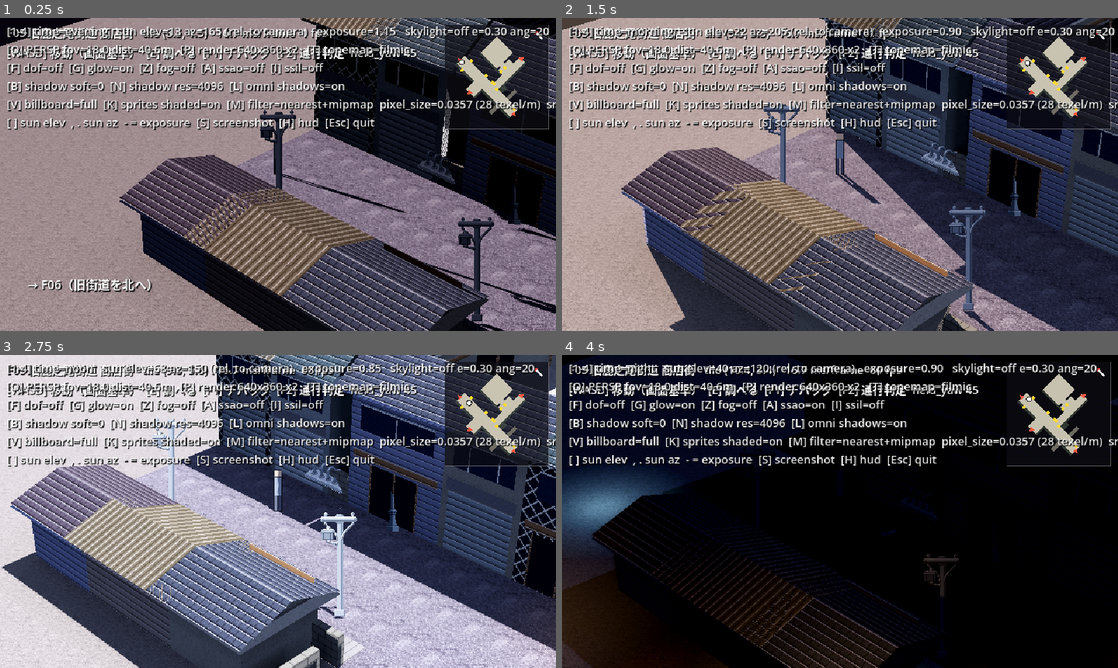
Above: before the commit, frames 1-4 (two rows, left to right).
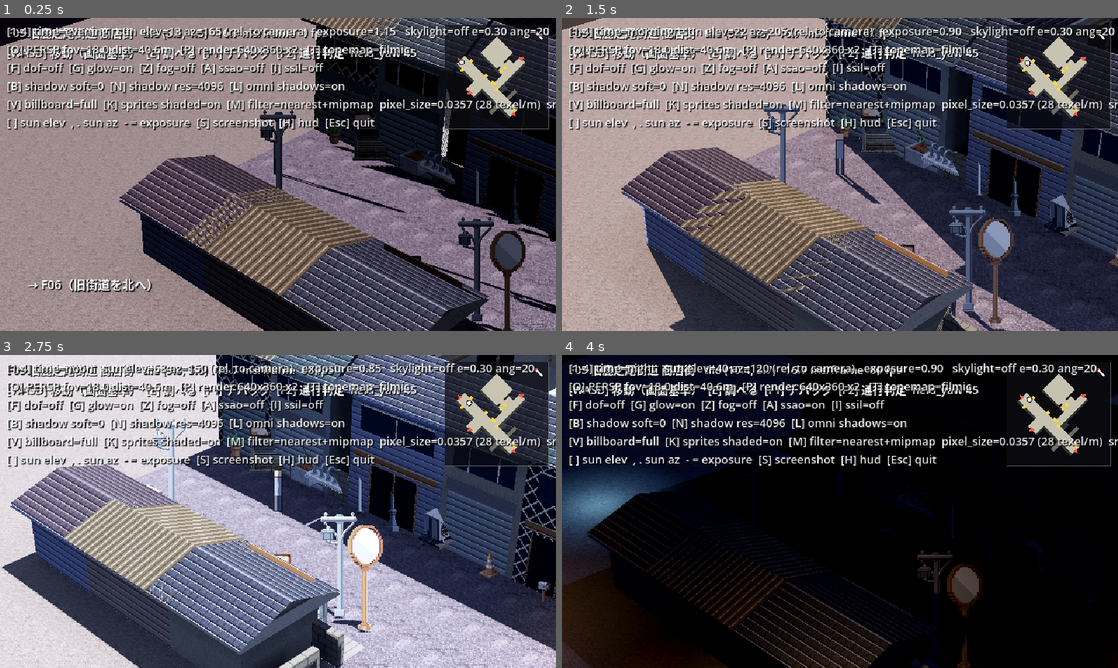
Above: after the commit, the same moments.

Repository: kijima-masaru/Game1
Game: Godot game, scene res://scenes/fields/f05_kaido.tscn
Two runs of this game, one before a commit and one after it. Both use one fixed random seed, a clock stepped at 60 frames per second and the inputs below. This scene is started directly instead of the project's main scene.
Inputs:
- Up to frame 1 (0.25 s): no input
- Up to frame 2 (1.5 s): tap Enter at 0.5 s; hold D 0.53-1.28 s; tap E at 0.6 s; tap Space at 0.77 s; hold S from 1.28 s (still down); tap 1 at 1.35 s
- Up to frame 3 (2.75 s): tap Space at 1.52 s; release S at 2.03 s; hold D from 2.03 s (still down); tap 2 at 2.1 s
- Up to frame 4 (4 s): release D at 2.78 s; hold W 2.78-3.53 s; tap 3 at 2.85 s; tap Space at 3.02, 3.77 s; hold A from 3.53 s (still down); tap 4 at 3.6 s

The runs differ from the first frame. In frame 1, 2.0% of the frame differs, in the area x 59-100%, y 30-100%; in frame 2, 2.1%; in frame 3, 2.4%; in frame 4, 3.2%, in the area x 0-100%, y 0-100%.

Commit message:
feat(field): フェーズ 10 O-1〜O-3 — 配置物 72 点、render=WxH、通りの帯の規則
- O-1: PixelLab から室外機・看板・通行止め・給水タンク・のぼり・金網・消火器を追加し、F05 の配置物を 26 → 72 点（軒下・シャッター前・電柱の根元・塀際）。
  measure=1 で視錐台内の配置物の数を出す（20 フレーム目、主人公に追従後）
- O-2: lookdev に render=WxH 引数（480x270 など。28 texel/m は保ちカメラ距離だけ変わる）。1080p への整数倍画像と画面数の表
- O-3: ART_SPEC 第 2 節に「通りに面する建物の手前に最低 1 タイルの帯」と配置物の密度を明文化

Co-Authored-By: Claude Fable 5.1 <noreply@anthropic.com>

Diff:
--- a/data/assets/objects.json
+++ b/data/assets/objects.json
@@ -1,37 +1,392 @@
 {
-  "format": 1,
-  "note": "PixelLab 62 点のうち使う分の既定値。height_m = 素材の描画高 px / 28。footprint はタイル。emissive は夕方・夜に置く点光源。",
-  "objects": {
-    "obj_vending_machine":   { "file": "assets/pixellab/objects/obj_vending_machine.png", "kind": "billboard", "height_m": 1.83, "footprint": [1, 1], "blocking": true,
-                               "emissive": { "color": [0.75, 0.92, 1.0], "energy": 1.4, "offset_m": [0, 1.2, 0.35], "range_m": 4.0 } },
-    "obj_street_light_led":  { "file": "assets/pixellab/objects/obj_street_light_led.png", "kind": "billboard", "height_m": 4.57, "footprint": [1, 1], "blocking": true,
-                               "emissive": { "color": [1.0, 0.95, 0.85], "energy": 4.0, "offset_m": [0, 4.2, 0], "range_m": 10.0 } },
-    "obj_street_light_mercury": { "file": "assets/pixellab/objects/obj_street_light_mercury.png", "kind": "billboard", "height_m": 4.57, "footprint": [1, 1], "blocking": true,
-                               "emissive": { "color": [0.85, 0.92, 1.0], "energy": 3.5, "offset_m": [0, 4.2, 0], "range_m": 9.0 } },
-    "obj_utility_pole":      { "file": "assets/pixellab/objects/obj_utility_pole.png", "kind": "billboard", "height_m": 4.57, "footprint": [1, 1], "blocking": true },
-    "obj_kei_car":           { "file": "assets/pixellab/objects/obj_kei_car.png", "kind": "billboard", "height_m": 2.29, "footprint": [2, 1], "blocking": true },
-    "obj_bench":             { "file": "assets/pixellab/objects/obj_bench.png", "kind": "billboard", "height_m": 2.29, "footprint": [2, 1], "blocking": true },
-    "obj_mailbox":           { "file": "assets/pixellab/objects/obj_mailbox.png", "kind": "billboard", "height_m": 2.29, "footprint": [1, 1], "blocking": true },
-    "obj_guardrail":         { "file": "assets/pixellab/objects/obj_guardrail.png", "kind": "billboard", "height_m": 2.29, "footprint": [2, 1], "blocking": true },
-    "obj_block_wall":        { "file": "assets/pixellab/objects/obj_block_wall.png", "kind": "billboard", "height_m": 2.29, "footprint": [2, 1], "blocking": true },
-    "obj_hedge":             { "file": "assets/pixellab/objects/obj_hedge.png", "kind": "billboard", "height_m": 2.29, "footprint": [1, 1], "blocking": true },
-    "obj_road_mirror":       { "file": "assets/pixellab/objects/obj_road_mirror.png", "kind": "billboard", "height_m": 2.29, "footprint": [1, 1], "blocking": true },
-    "obj_traffic_cone":      { "file": "assets/pixellab/objects/obj_traffic_cone.png", "kind": "billboard", "height_m": 1.14, "footprint": [1, 1], "blocking": true },
-    "obj_planter_box":       { "file": "assets/pixellab/objects/obj_planter_box.png", "kind": "billboard", "height_m": 2.29, "footprint": [1, 1], "blocking": true },
-    "obj_potted_plant":      { "file": "assets/pixellab/objects/obj_potted_plant.png", "kind": "billboard", "height_m": 1.14, "footprint": [1, 1], "blocking": true },
-    "obj_signboard_pole":    { "file": "assets/pixellab/objects/obj_signboard_pole.png", "kind": "billboard", "height_m": 2.29, "footprint": [1, 1], "blocking": true },
-    "obj_signboard_shutter": { "file": "assets/pixellab/objects/obj_signboard_shutter.png", "kind": "billboard", "height_m": 2.29, "footprint": [1, 1], "blocking": true },
-    "obj_public_phone":      { "file": "assets/pixellab/objects/obj_public_phone.png", "kind": "billboard", "height_m": 2.29, "footprint": [1, 1], "blocking": true,
-                               "emissive": { "color": [0.8, 1.0, 0.85], "energy": 0.8, "offset_m": [0, 1.4, 0.3], "range_m": 2.5 } },
-    "obj_bus_stop_pole":     { "file": "assets/pixellab/objects/obj_bus_stop_pole.png", "kind": "billboard", "height_m": 4.57, "footprint": [1, 1], "blocking": true },
-    "obj_bicycle_rack":      { "file": "assets/pixellab/objects/obj_bicycle_rack.png", "kind": "billboard", "height_m": 2.29, "footprint": [2, 1], "blocking": true },
-    "obj_stone_lantern":     { "file": "assets/pixellab/objects/obj_stone_lantern.png", "kind": "billboard", "height_m": 2.29, "footprint": [1, 1], "blocking": true },
-    "obj_temple_bell":       { "file": "assets/pixellab/objects/obj_temple_bell.png", "kind": "billboard", "height_m": 2.29, "footprint": [1, 1], "blocking": true },
-    "obj_offering_box":      { "file": "assets/pixellab/objects/obj_offering_box.png", "kind": "billboard", "height_m": 1.14, "footprint": [1, 1], "blocking": true },
-    "obj_bulletin_board":    { "file": "assets/pixellab/objects/obj_bulletin_board.png", "kind": "billboard", "height_m": 4.57, "footprint": [1, 1], "blocking": true },
-    "obj_water_basin":       { "file": "assets/pixellab/objects/obj_water_basin.png", "kind": "billboard", "height_m": 2.29, "footprint": [1, 1], "blocking": true },
-    "obj_laundry_pole":      { "file": "assets/pixellab/objects/obj_laundry_pole.png", "kind": "billboard", "height_m": 2.29, "footprint": [1, 1], "blocking": true },
-    "obj_stone_marker":      { "file": "assets/pixellab/objects/obj_stone_marker.png", "kind": "billboard", "height_m": 1.14, "footprint": [1, 1], "blocking": true },
-    "obj_komainu":           { "file": "assets/pixellab/objects/obj_komainu.png", "kind": "billboard", "height_m": 2.29, "footprint": [1, 1], "blocking": true }
+ "format": 1,
+ "note": "PixelLab 62 点のうち使う分の既定値。height_m = 素材の描画高 px / 28。footprint はタイル。emissive は夕方・夜に置く点光源。",
+ "objects": {
+  "obj_vending_machine": {
+   "file": "assets/pixellab/objects/obj_vending_machine.png",
+   "kind": "billboard",
+   "height_m": 1.83,
+   "footprint": [
+    1,
+    1
+   ],
+   "blocking": true,
+   "emissive": {
+    "color": [
+     0.75,
+     0.92,
+     1.0
+    ],
+    "energy": 1.4,
+    "offset_m": [
+     0,
+     1.2,
+     0.35
+    ],
+    "range_m": 4.0
+   }
+  },
+  "obj_street_light_led": {
+   "file": "assets/pixellab/objects/obj_street_light_led.png",
+   "kind": "billboard",
+   "height_m": 4.57,
+   "footprint": [
+    1,
+    1
+   ],
+   "blocking": true,
+   "emissive": {
+    "color": [
+     1.0,
+     0.95,
+     0.85
+    ],
+    "energy": 4.0,
+    "offset_m": [
+     0,
+     4.2,
+     0
+    ],
+    "range_m": 10.0
+   }
+  },
+  "obj_street_light_mercury": {
+   "file": "assets/pixellab/objects/obj_street_light_mercury.png",
+   "kind": "billboard",
+   "height_m": 4.57,
+   "footprint": [
+    1,
+    1
+   ],
+   "blocking": true,
+   "emissive": {
+    "color": [
+     0.85,
+     0.92,
+     1.0
+    ],
+    "energy": 3.5,
+    "offset_m": [
+     0,
+     4.2,
+     0
+    ],
+    "range_m": 9.0
+   }
+  },
+  "obj_utility_pole": {
+   "file": "assets/pixellab/objects/obj_utility_pole.png",
+   "kind": "billboard",
+   "height_m": 4.57,
+   "footprint": [
+    1,
+    1
+   ],
+   "blocking": true
+  },
+  "obj_kei_car": {
+   "file": "assets/pixellab/objects/obj_kei_car.png",
+   "kind": "billboard",
+   "height_m": 2.29,
+   "footprint": [
+    2,
+    1
+   ],
+   "blocking": true
+  },
+  "obj_bench": {
+   "file": "assets/pixellab/objects/obj_bench.png",
+   "kind": "billboard",
+   "height_m": 2.29,
+   "footprint": [
+    2,
+    1
+   ],
+   "blocking": true
+  },
+  "obj_mailbox": {
+   "file": "assets/pixellab/objects/obj_mailbox.png",
+   "kind": "billboard",
+   "height_m": 2.29,
+   "footprint": [
+    1,
+    1
+   ],
+   "blocking": true
+  },
+  "obj_guardrail": {
+   "file": "assets/pixellab/objects/obj_guardrail.png",
+   "kind": "billboard",
+   "height_m": 2.29,
+   "footprint": [
+    2,
+    1
+   ],
+   "blocking": true
+  },
+  "obj_block_wall": {
+   "file": "assets/pixellab/objects/obj_block_wall.png",
+   "kind": "billboard",
+   "height_m": 2.29,
+   "footprint": [
+    2,
+    1
+   ],
+   "blocking": true
+  },
+  "obj_hedge": {
+   "file": "assets/pixellab/objects/obj_hedge.png",
+   "kind": "billboard",
+   "height_m": 2.29,
+   "footprint": [
+    1,
+    1
+   ],
+   "blocking": true
+  },
+  "obj_road_mirror": {
+   "file": "assets/pixellab/objects/obj_road_mirror.png",
+   "kind": "billboard",
+   "height_m": 2.29,
+   "footprint": [
+    1,
+    1
+   ],
+   "blocking": true
+  },
+  "obj_traffic_cone": {
+   "file": "assets/pixellab/objects/obj_traffic_cone.png",
+   "kind": "billboard",
+   "height_m": 1.14,
+   "footprint": [
+    1,
+    1
+   ],
+   "blocking": true
+  },
+  "obj_planter_box": {
+   "file": "assets/pixellab/objects/obj_planter_box.png",
+   "kind": "billboard",
+   "height_m": 2.29,
+   "footprint": [
+    1,
+    1
+   ],
+   "blocking": true
+  },
+  "obj_potted_plant": {
+   "file": "assets/pixellab/objects/obj_potted_plant.png",
+   "kind": "billboard",
+   "height_m": 1.14,
+   "footprint": [
+    1,
+    1
+   ],
+   "blocking": true
+  },
+  "obj_signboard_pole": {
+   "file": "assets/pixellab/objects/obj_signboard_pole.png",
+   "kind": "billboard",
+   "height_m": 2.29,
+   "footprint": [
+    1,
+    1
+   ],
+   "blocking": true
+  },
+  "obj_signboard_shutter": {
+   "file": "assets/pixellab/objects/obj_signboard_shutter.png",
+   "kind": "billboard",
+   "height_m": 1.96,
+   "footprint": [
+    2,
+    1
+   ],
+   "blocking": true
+  },
+  "obj_public_phone": {
+   "file": "assets/pixellab/objects/obj_public_phone.png",
+   "kind": "billboard",
+   "height_m": 2.29,
+   "footprint": [
+    1,
+    1
+   ],
+   "blocking": true,
+   "emissive": {
+    "color": [
+     0.8,
+     1.0,
+     0.85
+    ],
+    "energy": 0.8,
+    "offset_m": [
+     0,
+     1.4,
+     0.3
+    ],
+    "range_m": 2.5
+   }
+  },
+  "obj_bus_stop_pole": {
+   "file": "assets/pixellab/objects/obj_bus_stop_pole.png",
+   "kind": "billboard",
+   "height_m": 4.57,
+   "footprint": [
+    1,
+    1
+   ],
+   "blocking": true
+  },
+  "obj_bicycle_rack": {
+   "file": "assets/pixellab/objects/obj_bicycle_rack.png",
+   "kind": "billboard",
+   "height_m": 2.29,
+   "footprint": [
+    2,
+    1
+   ],
+   "blocking": true
+  },
+  "obj_stone_lantern": {
+   "file": "assets/pixellab/objects/obj_stone_lantern.png",
+   "kind": "billboard",
+   "height_m": 2.29,
+   "footprint": [
+    1,
+    1
+   ],
+   "blocking": true
+  },
+  "obj_temple_bell": {
+   "file": "assets/pixellab/objects/obj_temple_bell.png",
+   "kind": "billboard",
+   "height_m": 2.29,
+   "footprint": [
+    1,
+    1
+   ],
+   "blocking": true
+  },
+  "obj_offering_box": {
+   "file": "assets/pixellab/objects/obj_offering_box.png",
+   "kind": "billboard",
+   "height_m": 1.14,
+   "footprint": [
+    1,
+    1
+   ],
+   "blocking": true
+  },
+  "obj_bulletin_board": {
+   "file": "assets/pixellab/objects/obj_bulletin_board.png",
+   "kind": "billboard",
+   "height_m": 4.57,
+   "footprint": [
+    1,
+    1
+   ],
+   "blocking": true
+  },
+  "obj_water_basin": {
+   "file": "assets/pixellab/objects/obj_water_basin.png",
+   "kind": "billboard",
+   "height_m": 2.29,
+   "footprint": [
+    1,
+    1
+   ],
+   "blocking": true
+  },
+  "obj_laundry_pole": {
+   "file": "assets/pixellab/objects/obj_laundry_pole.png",
+   "kind": "billboard",
+   "height_m": 2.29,
+   "footprint": [
+    1,
+    1
+   ],
+   "blocking": true
+  },
+  "obj_stone_marker": {
+   "file": "assets/pixellab/objects/obj_stone_marker.png",
+   "kind": "billboard",
+   "height_m": 1.14,
+   "footprint": [
+    1,
+    1
+   ],
+   "blocking": true
+  },
+  "obj_komainu": {
+   "file": "assets/pixellab/objects/obj_komainu.png",
+   "kind": "billboard",
+   "height_m": 2.29,
+   "footprint": [
+    1,
+    1
+   ],
+   "blocking": true
+  },
+  "obj_air_conditioner_outdoor": {
+   "file": "assets/pixellab/objects/obj_air_conditioner_outdoor.png",
+   "kind": "billboard",
+   "height_m": 1.79,
+   "footprint": [
+    2,
+    1
+   ],
+   "blocking": true
+  },
+  "obj_road_closure_sign": {
+   "file": "assets/pixellab/objects/obj_road_closure_sign.png",
+   "kind": "billboard",
+   "height_m": 1.32,
+   "footprint": [
+    2,
+    1
+   ],
+   "blocking": true
+  },
+  "obj_water_tank": {
+   "file": "assets/pixellab/objects/obj_water_tank.png",
+   "kind": "billboard",
+   "height_m": 2.04,
+   "footprint": [
+    1,
+    1
+   ],
+   "blocking": true
+  },
+  "obj_flag_pole": {
+   "file": "assets/pixellab/objects/obj_flag_pole.png",
+   "kind": "billboard",
+   "height_m": 4.11,
+   "footprint": [
+    1,
+    1
+   ],
+   "blocking": true
+  },
+  "obj_wire_fence": {
+   "file": "assets/pixellab/objects/obj_wire_fence.png",
+   "kind": "billboard",
+   "height_m": 1.32,
+   "footprint": [
+    2,
+    1
+   ],
+   "blocking": true
+  },
+  "obj_fire_extinguisher": {
+   "file": "assets/pixellab/objects/obj_fire_extinguisher.png",
+   "kind": "billboard",
+   "height_m": 1.0,
+   "footprint": [
+    1,
+    1
+   ],
+   "blocking": true
   }
+ }
 }
--- a/data/fields/f05.json
+++ b/data/fields/f05.json
@@ -652,6 +652,416 @@
     18.5
    ],
    "facing": "W"
+  },
+  {
+   "id": "w00",
+   "asset": "obj_potted_plant",
+   "at": [
+    5.5,
+    1.5
+   ],
+   "facing": "E"
+  },
+  {
+   "id": "w01",
+   "asset": "obj_air_conditioner_outdoor",
+   "at": [
+    5.5,
+    3.5
+   ],
+   "facing": "E"
+  },
+  {
+   "id": "w02",
+   "asset": "obj_bicycle_rack",
+   "at": [
+    5.5,
+    5.5
+   ],
+   "facing": "E"
+  },
+  {
+   "id": "w03",
+   "asset": "obj_planter_box",
+   "at": [
+    5.5,
+    7.5
+   ],
+   "facing": "E"
+  },
+  {
+   "id": "w04",
+   "asset": "obj_signboard_shutter",
+   "at": [
+    5.5,
+    9.5
+   ],
+   "facing": "E"
+  },
+  {
+   "id": "w05",
+   "asset": "obj_water_tank",
+   "at": [
+    5.5,
+    11.5
+   ],
+   "facing": "E"
+  },
+  {
+   "id": "w06",
+   "asset": "obj_potted_plant",
+   "at": [
+    5.5,
+    20.5
+   ],
+   "facing": "E"
+  },
+  {
+   "id": "w07",
+   "asset": "obj_traffic_cone",
+   "at": [
+    5.5,
+    22.5
+   ],
+   "facing": "E"
+  },
+  {
+   "id": "w08",
+   "asset": "obj_air_conditioner_outdoor",
+   "at": [
+    5.5,
+    24.5
+   ],
+   "facing": "E"
+  },
+  {
+   "id": "w09",
+   "asset": "obj_planter_box",
+   "at": [
+    5.5,
+    26.5
+   ],
+   "facing": "E"
+  },
+  {
+   "id": "w10",
+   "asset": "obj_road_closure_sign",
+   "at": [
+    5.5,
+    28.5
+   ],
+   "facing": "E"
+  },
+  {
+   "id": "w11",
+   "asset": "obj_potted_plant",
+   "at": [
+    5.5,
+    33.5
+   ],
+   "facing": "E"
+  },
+  {
+   "id": "w12",
+   "asset": "obj_bicycle_rack",
+   "at": [
+    5.5,
+    35.5
+   ],
+   "facing": "E"
+  },
+  {
+   "id": "w13",
+   "asset": "obj_laundry_pole",
+   "at": [
+    5.5,
+    37.5
+   ],
+   "facing": "E"
+  },
+  {
+   "id": "w14",
+   "asset": "obj_air_conditioner_outdoor",
+   "at": [
+    5.5,
+    38.5
+   ],
+   "facing": "E"
+  },
+  {
+   "id": "e00",
+   "asset": "obj_potted_plant",
+   "at": [
+    11.5,
+    1.5
+   ],
+   "facing": "W"
+  },
+  {
+   "id": "e01",
+   "asset": "obj_signboard_shutter",
+   "at": [
+    11.5,
+    3.5
+   ],
+   "facing": "W"
+  },
+  {
+   "id": "e02",
+   "asset": "obj_planter_box",
+   "at": [
+    11.5,
+    5.5
+   ],
+   "facing": "W"
+  },
+  {
+   "id": "e03",
+   "asset": "obj_flag_pole",
+   "at": [
+    11.5,
+    8.0
+   ],
+   "facing": "W"
+  },
+  {
+   "id": "e04",
+   "asset": "obj_air_conditioner_outdoor",
+   "at": [
+    11.5,
+    11.5
+   ],
+   "facing": "W"
+  },
+  {
+   "id": "e05",
+   "asset": "obj_traffic_cone",
+   "at": [
+    11.5,
+    13.5
+   ],
+   "facing": "W"
+  },
+  {
+   "id": "e06",
+   "asset": "obj_mailbox",
+   "at": [
+    11.5,
+    15.5
+   ],
+   "facing": "W"
+  },
+  {
+   "id": "e07",
+   "asset": "obj_signboard_pole",
+   "at": [
+    11.5,
+    19.5
+   ],
+   "facing": "W"
+  },
+  {
+   "id": "e08",
+   "asset": "obj_flag_pole",
+   "at": [
+    11.5,
+    27.5
+   ],
+   "facing": "W"
+  },
+  {
+   "id": "e09",
+   "asset": "obj_potted_plant",
+   "at": [
+    11.5,
+    29.5
+   ],
+   "facing": "W"
+  },
+  {
+   "id": "e10",
+   "asset": "obj_bicycle_rack",
+   "at": [
+    11.5,
+    32.5
+   ],
+   "facing": "W"
+  },
+  {
+   "id": "e11",
+   "asset": "obj_planter_box",
+   "at": [
+    11.5,
+    34.5
+   ],
+   "facing": "W"
+  },
+  {
+   "id": "e12",
+   "asset": "obj_signboard_shutter",
+   "at": [
+    11.5,
+    36.5
+   ],
+   "facing": "W"
+  },
+  {
+   "id": "e13",
+   "asset": "obj_potted_plant",
+   "at": [
+    11.5,
+    38.5
+   ],
+   "facing": "W"
+  },
+  {
+   "id": "mirror_1",
+   "asset": "obj_road_mirror",
+   "at": [
+    6.5,
+    12.5
+   ],
+   "facing": "E"
+  },
+  {
+   "id": "mirror_2",
+   "asset": "obj_road_mirror",
+   "at": [
+    11.5,
+    25.5
+   ],
+   "facing": "W"
+  },
+  {
+   "id": "cone_1",
+   "asset": "obj_traffic_cone",
+   "at": [
+    6.5,
+    4.5
+   ]
+  },
+  {
+   "id": "cone_2",
+   "asset": "obj_traffic_cone",
+   "at": [
+    6.5,
+    28.5
+   ]
+  },
+  {
+   "id": "a00",
+   "asset": "obj_air_conditioner_outdoor",
+   "at": [
+    13.5,
+    25.5
+   ],
+   "facing": "N"
+  },
+  {
+   "id": "a01",
+   "asset": "obj_potted_plant",
+   "at": [
+    16.5,
+    25.5
+   ],
+   "facing": "N"
+  },
+  {
+   "id": "a02",
+   "asset": "obj_water_tank",
+   "at": [
+    19.5,
+    25.5
+   ],
+   "facing": "N"
+  },
+  {
+   "id": "a03",
+   "asset": "obj_planter_box",
+   "at": [
+    22.5,
+    25.5
+   ],
+   "facing": "N"
+  },
+  {
+   "id": "a04",
+   "asset": "obj_bicycle_rack",
+   "at": [
+    26.5,
+    25.5
+   ],
+   "facing": "N"
+  },
+  {
+   "id": "a05",
+   "asset": "obj_laundry_pole",
+   "at": [
+    29.5,
+    25.5
+   ],
+   "facing": "N"
+  },
+  {
+   "id": "n00",
+   "asset": "obj_potted_plant",
+   "at": [
+    13.5,
+    21.5
+   ],
+   "facing": "S"
+  },
+  {
+   "id": "n01",
+   "asset": "obj_signboard_shutter",
+   "at": [
+    16.5,
+    21.5
+   ],
+   "facing": "S"
+  },
+  {
+   "id": "n02",
+   "asset": "obj_air_conditioner_outdoor",
+   "at": [
+    28.5,
+    21.5
+   ],
+   "facing": "S"
+  },
+  {
+   "id": "n03",
+   "asset": "obj_potted_plant",
+   "at": [
+    30.5,
+    21.5
+   ],
+   "facing": "S"
+  },
+  {
+   "id": "p_w1",
+   "asset": "obj_planter_box",
+   "at": [
+    2.5,
+    13.5
+   ]
+  },
+  {
+   "id": "p_w2",
+   "asset": "obj_potted_plant",
+   "at": [
+    0.5,
+    18.5
+   ]
+  },
+  {
+   "id": "p_w3",
+   "asset": "obj_air_conditioner_outdoor",
+   "at": [
+    4.5,
+    19.5
+   ],
+   "facing": "N"
   }
  ],
  "collision": {
--- a/scripts/field/field_scene.gd
+++ b/scripts/field/field_scene.gd
@@ -38,6 +38,7 @@
 var _fade_frames := 0
 var _faded := {}
 var _fade_ids := {}
+var _measure_frame := 0
 
 
 func _ready() -> void:
@@ -241,7 +242,7 @@
 	minimap.cam = lookdev.cam
 	minimap.player = player
 	minimap.flags = flags
-	minimap.position = Vector2(640 - 128, 8)
+	minimap.position = Vector2(get_window().content_scale_size.x - 128, 8)
 	ui.add_child(minimap)
 
 
@@ -312,6 +313,14 @@
 	_update_hud()
 	if debug_panel.visible:
 		_update_debug()
+	# measure=1: カメラが主人公に追従した後（20 フレーム目）に、画面内の配置物の数を出す
+	_measure_frame += 1
+	if _measure_frame == 20 and OS.get_cmdline_user_args().has("measure=1"):
+		var n_props := 0
+		for pv in builder.billboards:
+			if pv != player and cam.is_position_in_frustum(pv.global_position + Vector3(0, 0.5, 0)):
+				n_props += 1
+		print("PROPS_IN_VIEW %d  render=%s  player=%s" % [n_props, str(get_viewport().get_visible_rect().size), str(_player_tile())])
 
 
 func _update_near() -> void:
--- a/scripts/lookdev.gd
+++ b/scripts/lookdev.gd
@@ -106,6 +106,7 @@
 var ssao_on := false
 var ssil_on := false
 var pixel_scale := 2            # 1 = 1280x720 そのまま、2 = 640x360 を 2 倍、3 = 426x240 を 3 倍
+var render_size := Vector2i(0, 0) # render=WxH で描画解像度を直接指定（0 = pixel_scale から）。フェーズ 10 O-2 の 480x270 用
 var soft_level := 0             # 0 硬い / 1 少し / 2 やわらかい
 var shadow_res := 4096
 var omni_shadows := true
@@ -236,6 +237,10 @@
 				ssil_on = _b(v)
 			"pixel":
 				pixel_scale = clampi(int(v), 1, 4)
+			"render":
+				var wh := v.split("x")
+				if wh.size() == 2:
+					render_size = Vector2i(int(wh[0]), int(wh[1]))
 			"soft":
 				soft_level = clampi(int(v), 0, 2)
 			"shadowres":
@@ -1059,7 +1064,12 @@
 
 func _apply_pixel_scale() -> void:
 	var win := get_window()
-	if pixel_scale <= 1:
+	if render_size.x > 0:
+		win.content_scale_mode = Window.CONTENT_SCALE_MODE_VIEWPORT
+		win.content_scale_aspect = Window.CONTENT_SCALE_ASPECT_KEEP
+		win.content_scale_size = render_size
+		win.content_scale_stretch = Window.CONTENT_SCALE_STRETCH_INTEGER
+	elif pixel_scale <= 1:
 		win.content_scale_mode = Window.CONTENT_SCALE_MODE_DISABLED
 		win.content_scale_size = Vector2i(BASE_W, BASE_H)
 		win.content_scale_stretch = Window.CONTENT_SCALE_STRETCH_FRACTIONAL
@@ -1079,7 +1089,11 @@
 
 
 func _render_height() -> int:
-	return BASE_H / maxi(pixel_scale, 1)
+	return render_size.y if render_size.y > 0 else BASE_H / maxi(pixel_scale, 1)
+
+
+func _render_width() -> int:
+	return render_size.x if render_size.x > 0 else BASE_W / maxi(pixel_scale, 1)
 
 
 func _apply_time() -> void:
@@ -1130,7 +1144,7 @@
 
 func _apply_camera() -> void:
 	# 基準面 = 画面中央の地面（カメラの注視点）。そこで 1 m が base_texel_per_meter px になる。
-	var view_h_m := float(DESIGN_H) * pixel_size          # 基準面での画面の縦幅 (m)
+	var view_h_m := float(DESIGN_H if render_size.y == 0 else render_size.y) * pixel_size   # 基準面での画面の縦幅 (m)。28 texel/m は変えない
 	if ortho:
 		cam.projection = Camera3D.PROJECTION_ORTHOGONAL
 		cam.size = view_h_m
@@ -1281,7 +1295,7 @@
 
 func _build_c1_boards() -> void:
 	# 画面の縦 8% / 50% / 92%（横は中央）から地面への交点に、高さ 1 m・幅 0.25 m の板を立てる
-	var rw := float(BASE_W / maxi(pixel_scale, 1))
+	var rw := float(_render_width())
 	var rh := float(_render_height())
 	for frac in [0.08, 0.5, 0.92]:
 		var sp := Vector2(rw * 0.5, rh * frac)
Binary file added: assets/pixellab/objects/obj_air_conditioner_outdoor.png
Binary file added: assets/pixellab/objects/obj_fire_extinguisher.png
Binary file added: assets/pixellab/objects/obj_flag_pole.png
Binary file added: assets/pixellab/objects/obj_road_closure_sign.png
Binary file added: assets/pixellab/objects/obj_signboard_shutter.png
Binary file added: assets/pixellab/objects/obj_water_tank.png
Binary file added: assets/pixellab/objects/obj_wire_fence.png
Binary file added: docs/lookdev/f05_o1.png
Binary file added: docs/lookdev/o2_480x270.png
Binary file added: docs/lookdev/o2_640x360.png
Not shown, changed: docs/ART_SPEC.md
Not shown, changed: docs/FIELD_FORMAT.md
(and 1 more such lines)
